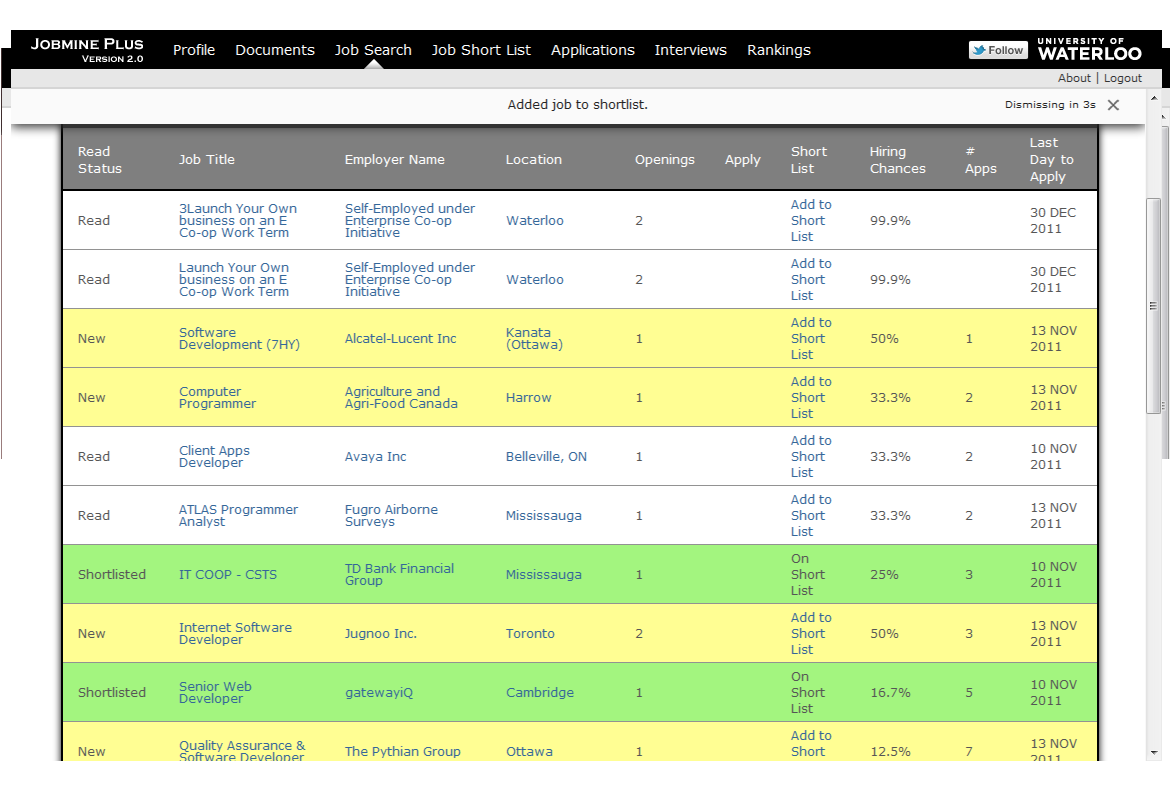
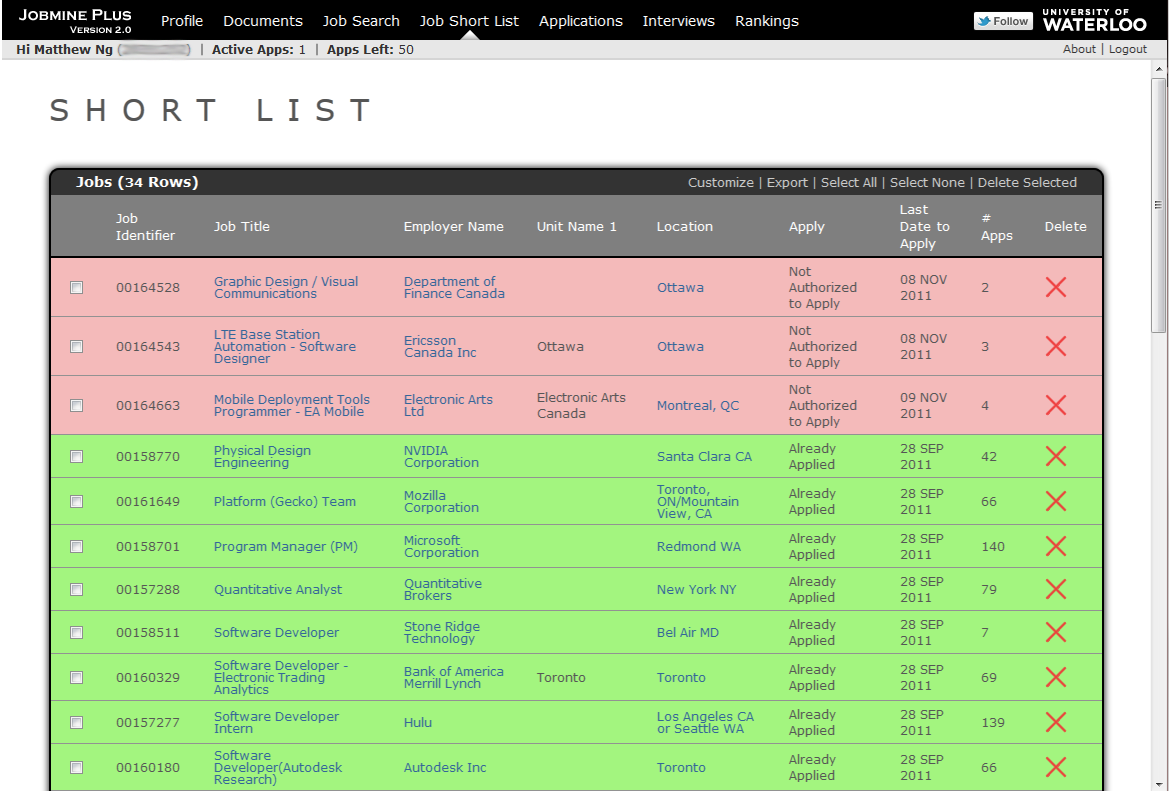
Layered file, before and after one edit (1172x791). Changes by layer:
showed "list", painted on it over [2, 0, 1169, 791]
renamed "seach 2" to "search2", hid it, painted on it over [11, 30, 1162, 761]
hid "interviews", painted on it over [1, 48, 1170, 459]
